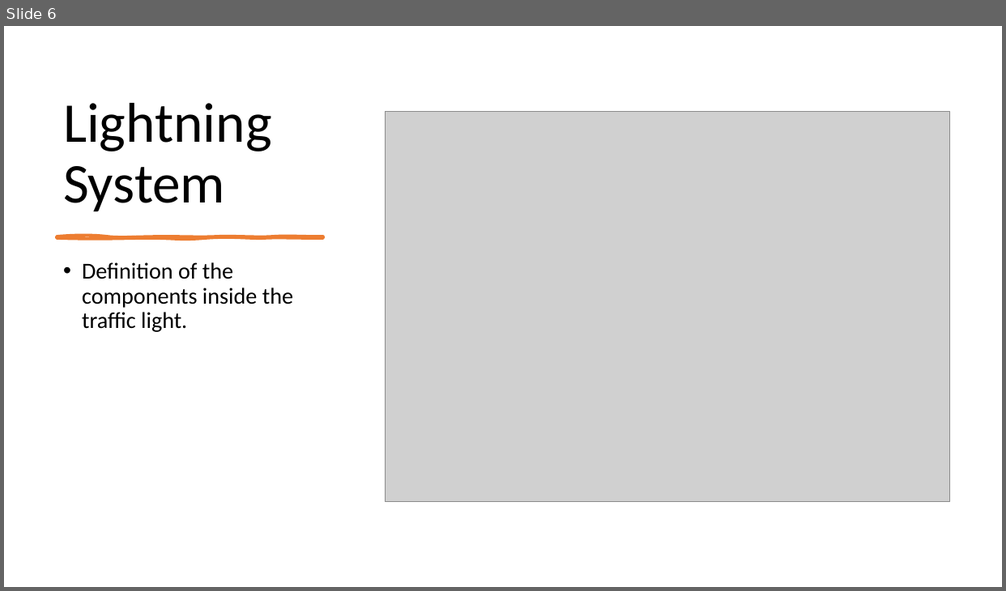
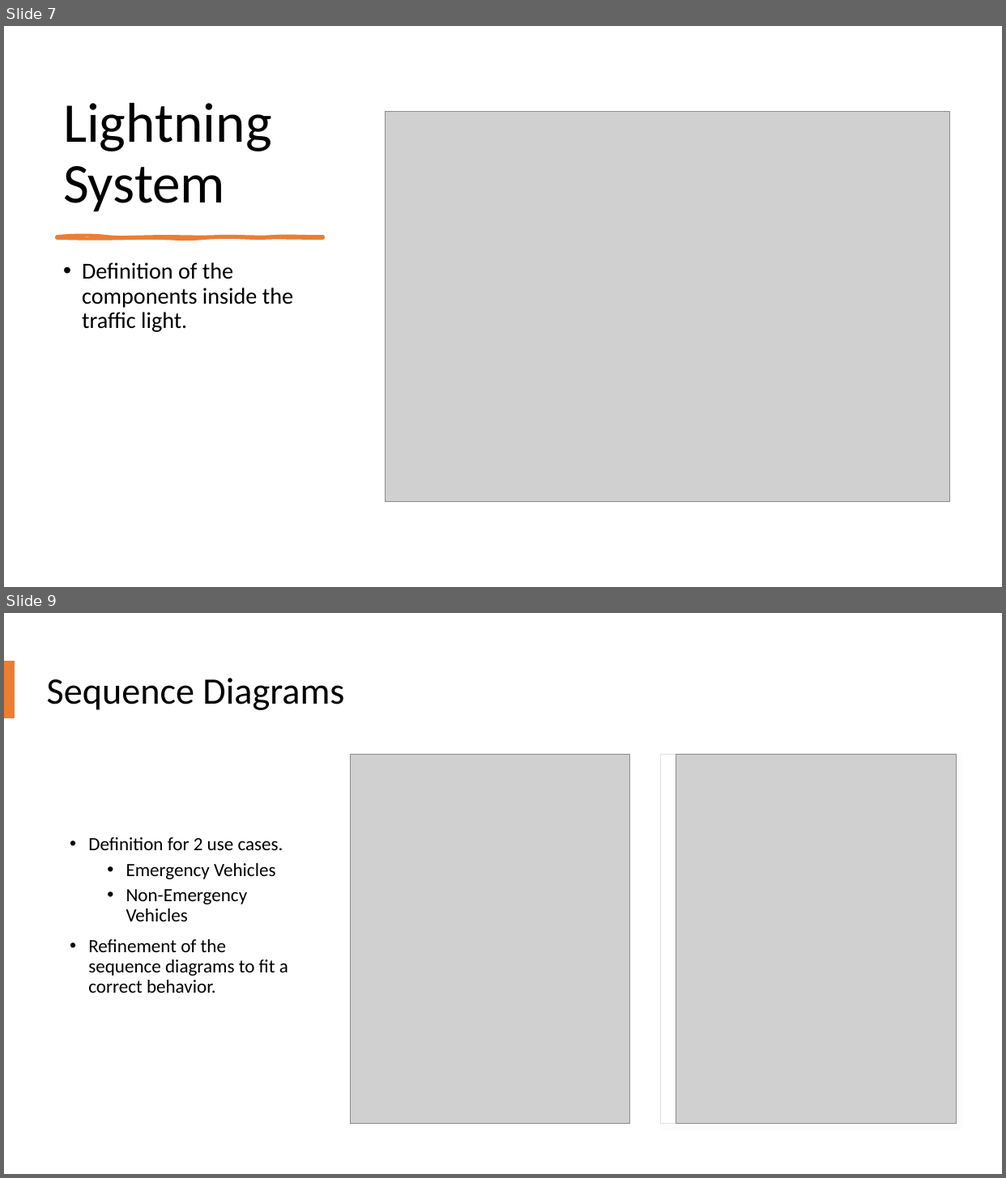
Before and after one commit to allerter/ESE-Smart-City, a slide deck: Requirements/Presentations/Presentation_Luis.pptx. Shown one above the other, each under a label of ours: slide 6 before the commit, slides 7 and 9 after it; the slides between them are not shown. The pictures are 1006x591 and 1006x1178 pixels, drawn with LibreOffice and Linux fonts; fonts in the diff are those of the drawing; grey boxes stand for pictures. Boxes give left, top, right and bottom in pixels: in the first picture for what was removed or moved away, otherwise in the second. Text is boxed around its words. In the diff, an @@ line names an element or a change of style, - is before the commit and + after.

```diff
--- a/Requirements/Presentations/Presentation_Luis.pptx
+++ b/Requirements/Presentations/Presentation_Luis.pptx
@@ slide 9 added at (4,613,1002,1174), background #FFFFFF @@
@@ rectangle added at (4,661,15,718), fill #ED7D31 @@
@@ title added at (47,678,344,710), 36 pt, text #000000 @@
+Sequence Diagrams
@@ picture added at (350,754,630,1123) @@
@@ rectangle added at (661,754,957,1123), fill #FFFFFF, outline #E1E1E1 0.75 pt @@
@@ picture added at (676,754,957,1123) @@
@@ text added at (88,837,288,993), 18 pt, text #000000 @@
+• Definition for 2 use cases.
+  • Emergency Vehicles
+  • Non-Emergency Vehicles
+• Refinement of the sequence diagrams to fit a correct behavior.
@@ what was slide 6 is now slide 7 @@
```
Also in this commit, not shown: 4 slides changed, 1 other slide added, 1 slide removed, 4 other files.
